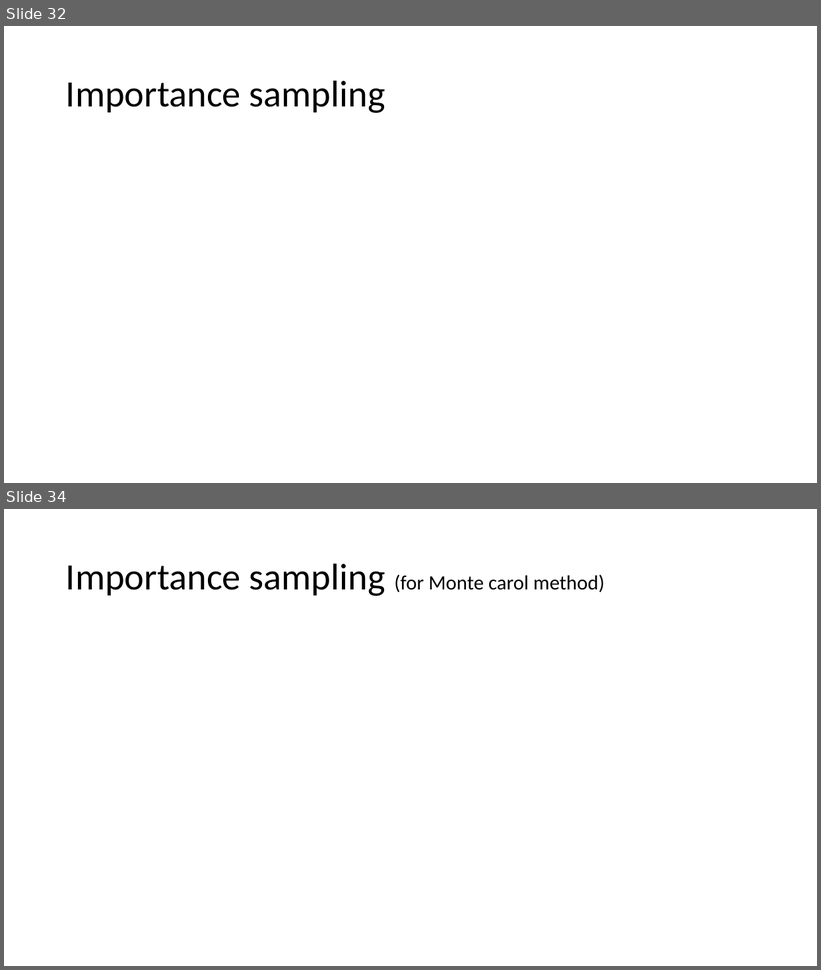
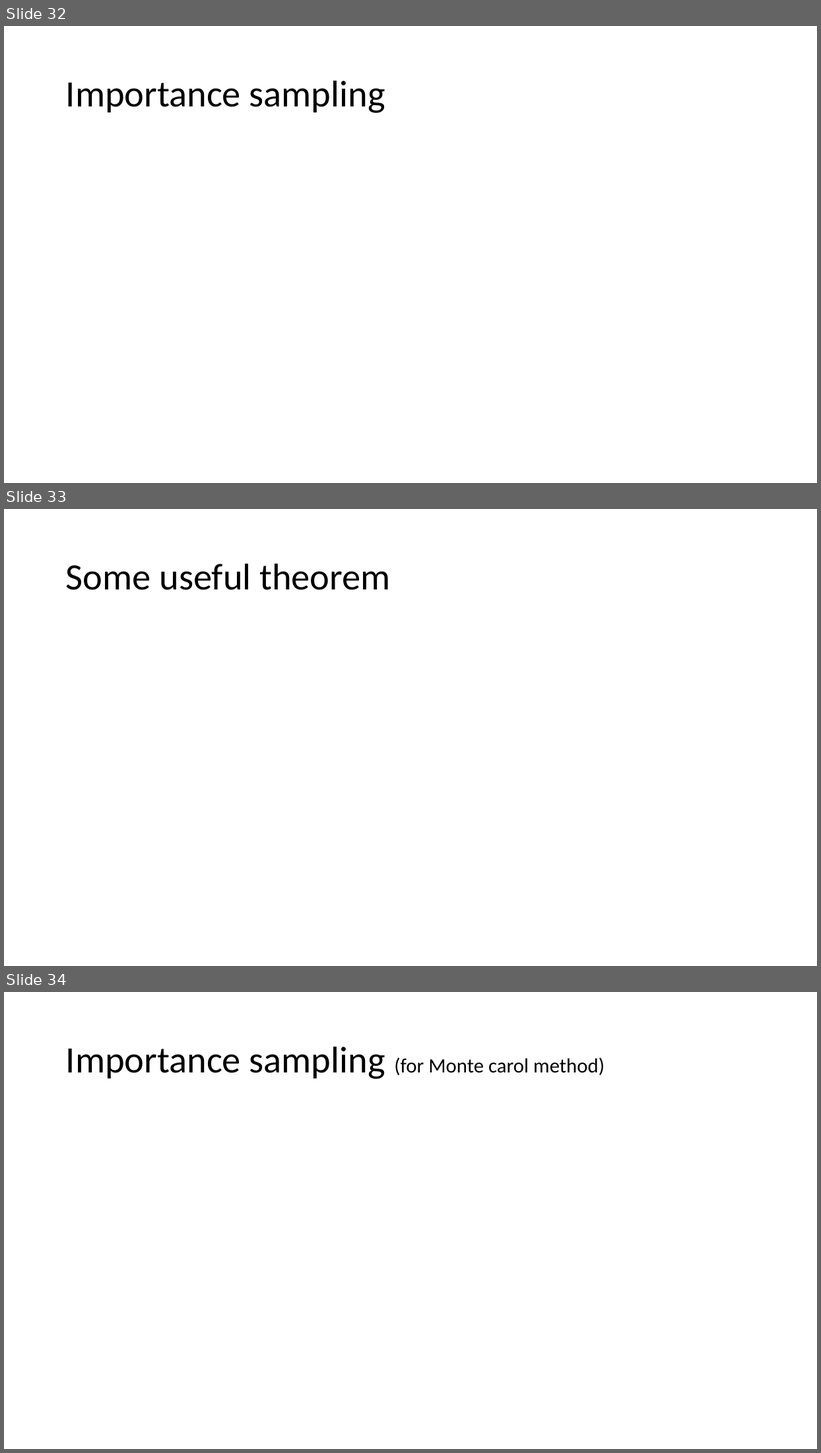
Before and after one commit to xfdywy/RL, a slide deck: RL analysis/RL analysis1.pptx. Shown one above the other, each under a label of ours: slides 32 and 34 before the commit, slides 32, 33 and 34 after it; the slides between them are not shown. The pictures are 821x970 and 821x1453 pixels, drawn with LibreOffice and Linux fonts; fonts in the diff are those of the drawing; grey boxes stand for pictures. Boxes give left, top, right and bottom in pixels: in the first picture for what was removed or moved away, otherwise in the second. Text is boxed around its words. In the diff, an @@ line names an element or a change of style, - is before the commit and + after.

Commit message:
314

```diff
--- a/RL analysis/RL analysis1.pptx
+++ b/RL analysis/RL analysis1.pptx
@@ slide 33 added at (4, 509, 817, 966), background #FFFFFF @@
@@ title added at (66, 563, 390, 590), 44 pt, text #000000 @@
+Some useful theorem
```
Also in this commit, not shown: 1 slide removed.
